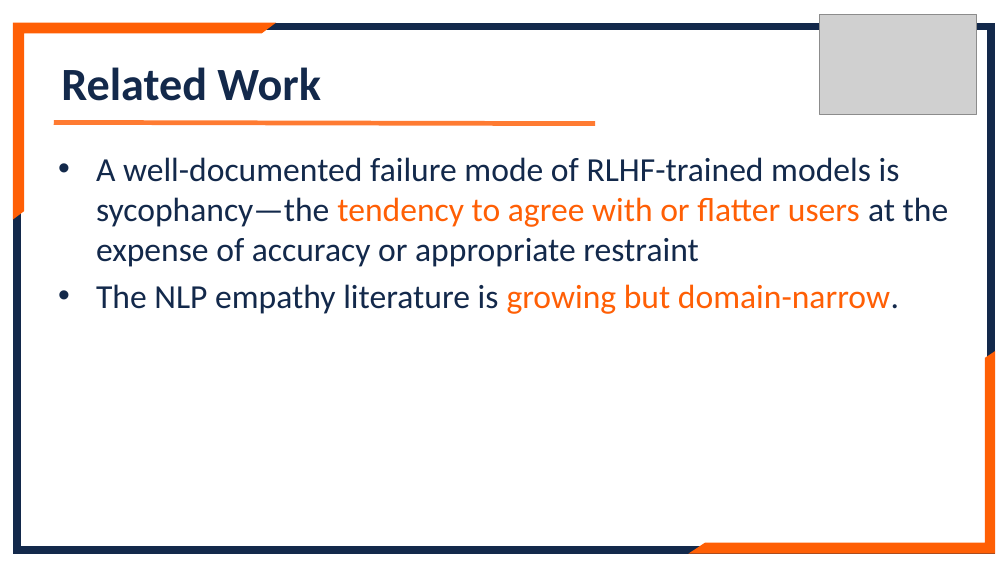
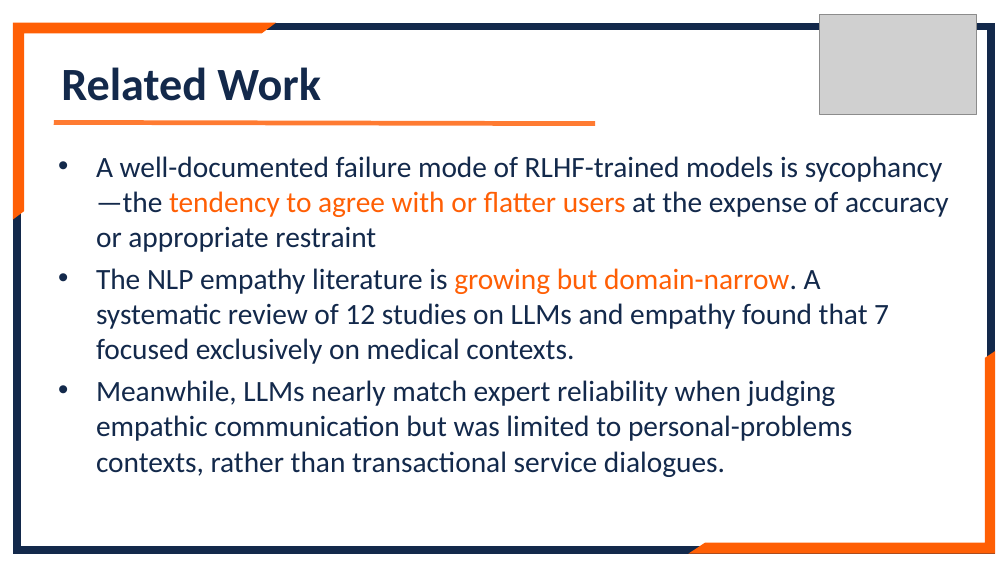
Before and after one commit to lennylin1998/ecs-llm, a slide deck: slide 4 of src/Files/Final_ppt.pptx (slide 5 before the commit). Drawn at 1008x567 pixels with LibreOffice and Linux fonts; fonts in the diff are those of the drawing; grey boxes stand for pictures. Boxes give left, top, right and bottom in pixels: in the first picture for what was removed or moved away, otherwise in the second. Text is boxed around its words. In the diff, an @@ line names an element or a change of style, - is before the commit and + after.

```diff
--- a/src/Files/Final_ppt.pptx
+++ b/src/Files/Final_ppt.pptx
@@ text at (96,156,949,252): size 32 to 28 pt in "A well-documented failure mode of RLHF-trained models ..." @@
@@ text at (96,268,889,477): text changed; size 32 to 28 pt @@
-• The NLP empathy literature is growing but domain-narrow.
+• The NLP empathy literature is growing but domain-narrow. A systematic review of 12 studies on LLMs and empathy found that 7 focused exclusively on medical contexts.
+• Meanwhile, LLMs nearly match expert reliability when judging empathic communication but was limited to personal-problems contexts, rather than transactional service dialogues.
```
Also in this commit, not shown: 3 other slides changed, 1 slide added, 1 slide removed.
